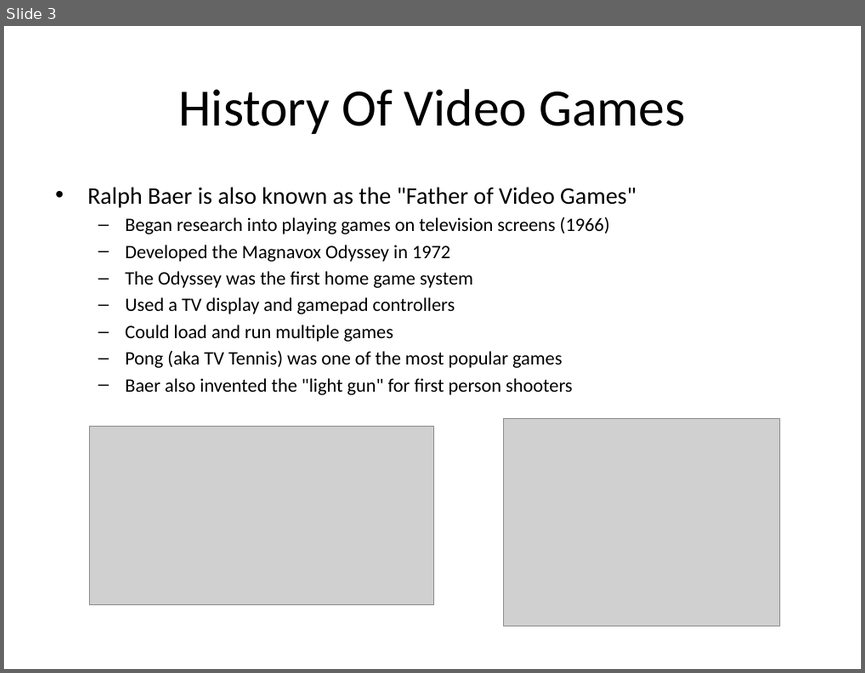
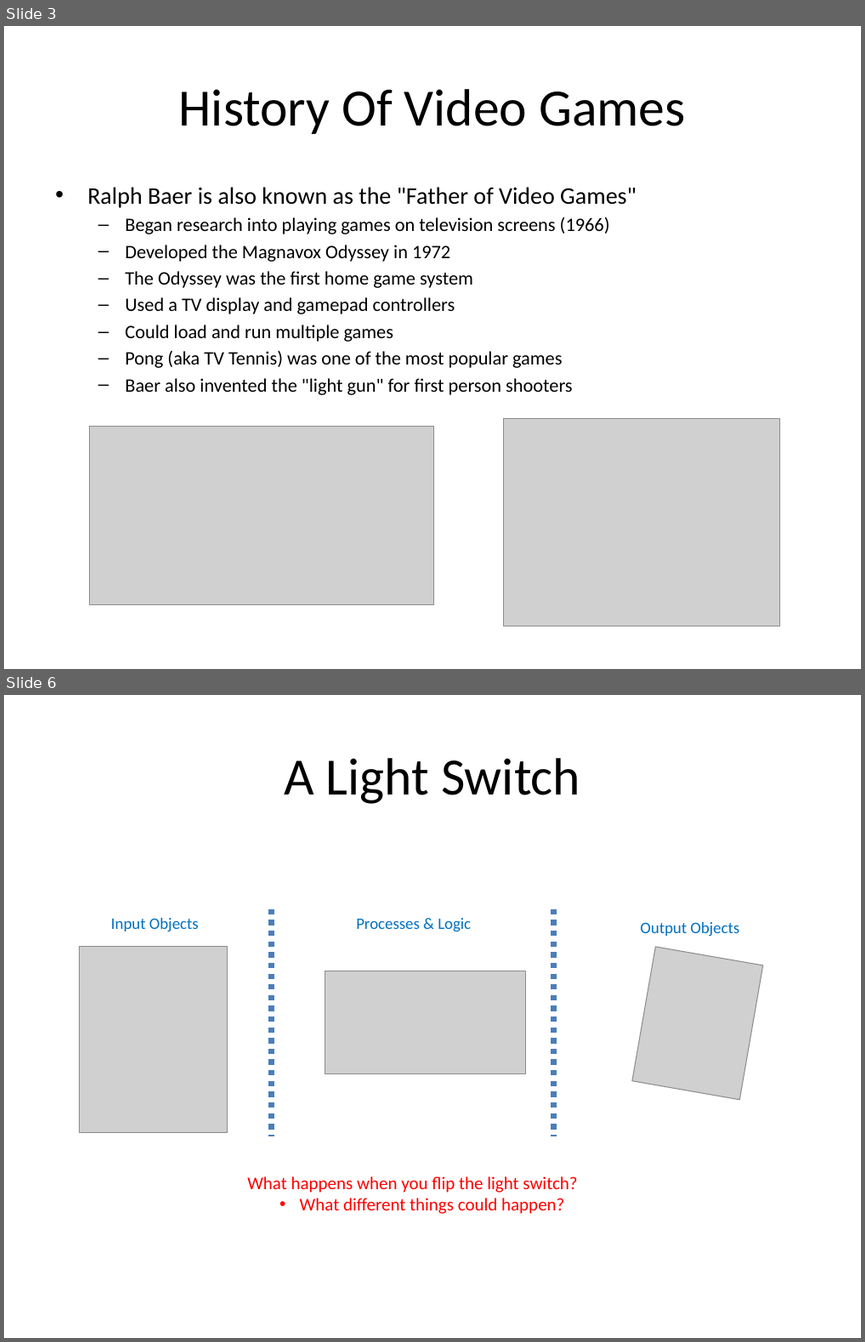
Before and after one commit to Greg5519/ICS2O0, a slide deck: Topic C Computers And Society/C.1 Lesson - Simon Game.pptx. Shown one above the other, each under a label of ours: slide 3 before the commit, slides 3 and 6 after it; the slides between them are not shown. The pictures are 865x673 and 865x1342 pixels, drawn with LibreOffice and Linux fonts; fonts in the diff are those of the drawing; grey boxes stand for pictures. Boxes give left, top, right and bottom in pixels: in the first picture for what was removed or moved away, otherwise in the second. Text is boxed around its words. In the diff, an @@ line names an element or a change of style, - is before the commit and + after.

```diff
--- a/Topic C Computers And Society/C.1 Lesson - Simon Game.pptx
+++ b/Topic C Computers And Society/C.1 Lesson - Simon Game.pptx
@@ slide 6 added at (4, 695, 861, 1338), background #FFFFFF @@
@@ title added at (284, 758, 580, 804), 44 pt, text #000000 @@
+A Light Switch
@@ text added at (111, 918, 199, 932), 13.5 pt, text #0070C0 @@
+Input Objects
@@ line added from (271, 909) to (271, 1136), #4B7EBC 4.5 pt dashed @@
@@ text added at (356, 918, 471, 932), 13.5 pt, text #0070C0 @@
+Processes & Logic
@@ line added from (553, 909) to (553, 1136), #4B7EBC 4.5 pt dashed @@
@@ text added at (640, 922, 739, 936), 13.5 pt, text #0070C0 @@
+Output Objects
@@ picture added at (80, 947, 228, 1133) @@
@@ picture added at (632, 947, 763, 1100) @@
@@ picture added at (325, 971, 526, 1074) @@
@@ text added at (247, 1176, 577, 1213), 15 pt, text #FF0000 @@
+What happens when you flip the light switch?
+  • What different things could happen?
```
Also in this commit, not shown: 4 other slides added, 3 other files.
